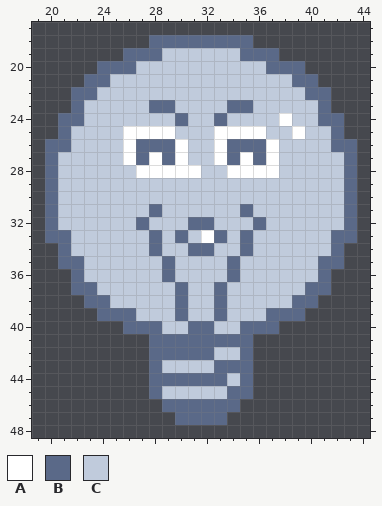
Two states of a pixel-art file, assets/sprites/characters/bulb.aseprite. Above is the file before it was changed.
64x64 pixels, 1 frame. Shown: x 19..44, y 17..48.
Visible layers, top first: "Highlight", "mid", "Base".
Palette (. is transparent): A #ffffff  B #5a6988  C #c0cbdc
Pixels before, first column x 20:
18 ........BBBBBBBB........
19 ......BBBCCCCCCBBB......
20 ....BBBCCCCCCCCCCBBB....
21 ...BBCCCCCCCCCCCCCCBB...
22 ..BBCCCCCCCCCCCCCCCCBB..
23 ..BCCCCCBBCCCCBBCCCCCB..
24 .BBCCCCCCCBCCBCCCCACCBB.
25 .BCCCCAAAACCCAAAACCACCB.
26 BBCCCCABBBACCABBBACCCCBB
27 BCCCCCABABACCABABACCCCCB
28 BCCCCCCAAAAACCAAAACCCCCB
29 BCCCCCCCCCCCCCCCCCCCCCCB
30 BCCCCCCCCCCCCCCCCCCCCCCB
31 BCCCCCCCBCCCCCCBCCCCCCCB
32 BCCCCCCBCCCBBCCCBCCCCCCB
33 BBCCCCCCBCBCABCBCCCCCCBB
34 .BCCCCCCBCCBBCCBCCCCCCB.
35 .BBCCCCCCBCCCCBCCCCCCBB.
36 ..BCCCCCCBCCCCBCCCCCCB..
37 ..BBCCCCCCBCCBCCCCCCBB..
38 ...BBCCCCCBCCBCCCCCBB...
39 ....BBBCCCBCCBCCCBBB....
40 ......BBBCCBBCCBBB......
41 ........BBBBBBBB........
42 ........BBBBBCCB........
43 ........BCCCCBBB........
44 ........BBBBBBCB........
45 ........BCCCCCBB........
46 .........BBBBBB.........
47 ..........BBBB..........
And afterwards:
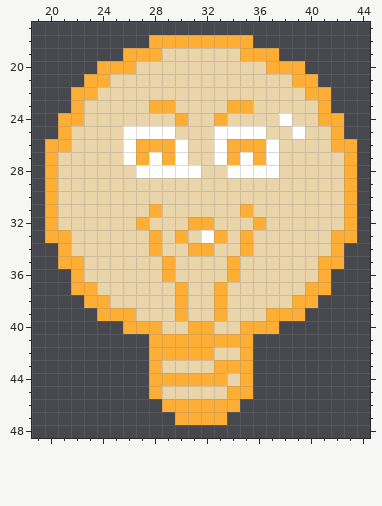
Commit: change Bulb's colors to match LIGHT type
Difference:
Colour B changes from #5a6988 to #feae34.
Colour C changes from #c0cbdc to #ead4aa.
